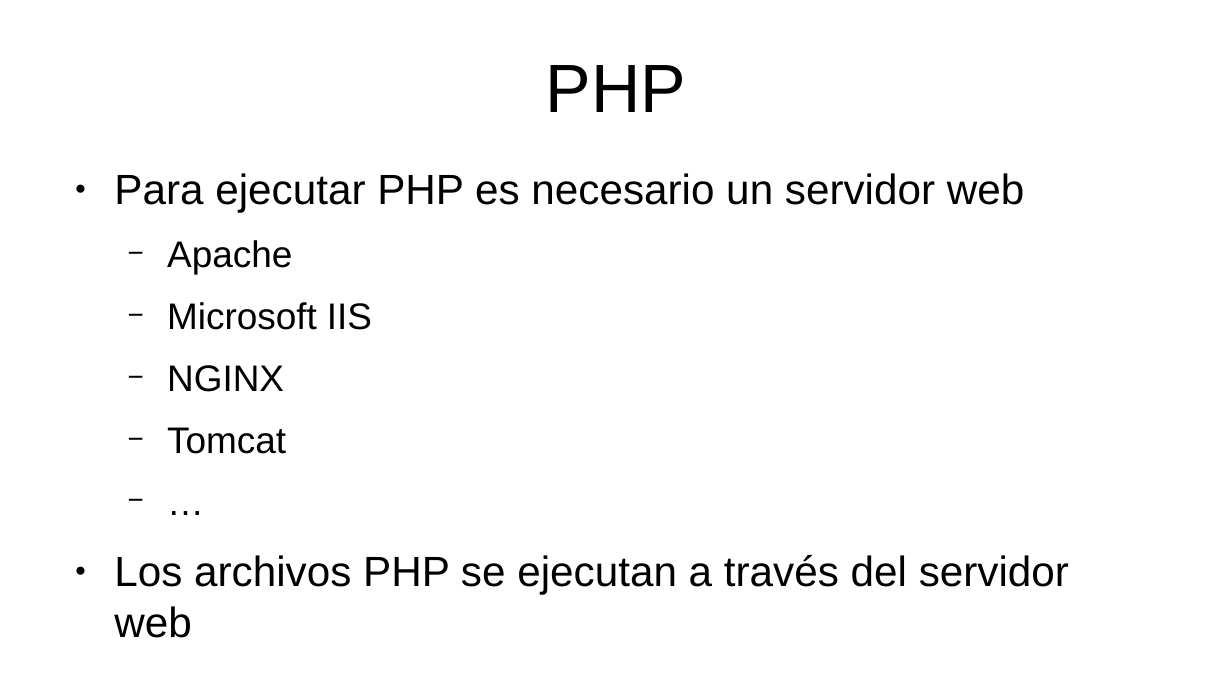
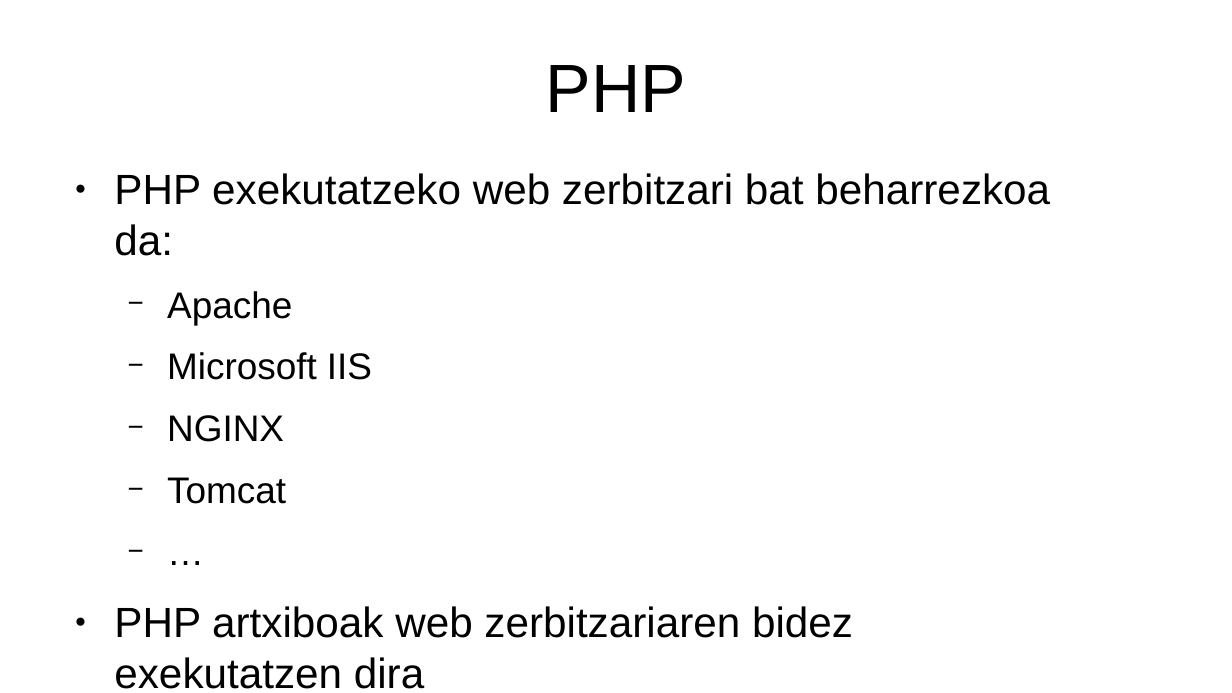
Before and after one commit to mikel-egana-aranguren/EHU-ISSKS-31, a slide deck: slide 44 of WebSistemak/WebSistemak.odp. Drawn at 1232x693 pixels with LibreOffice and Linux fonts; fonts in the diff are those of the drawing; background and template pictures are left out. Boxes give left, top, right and bottom in pixels: in the first picture for what was removed or moved away, otherwise in the second. Text is boxed around its words. In the diff, an @@ line names an element or a change of style, - is before the commit and + after.

```diff
--- a/WebSistemak/WebSistemak.odp
+++ b/WebSistemak/WebSistemak.odp
@@ text at (114,173,1050,256): text changed @@
-● Para ejecutar PHP es necesario un servidor web
+● PHP exekutatzeko web zerbitzari bat beharrezkoa da:
@@ text at (114,606,853,689): text changed @@
-● Los archivos PHP se ejecutan a través del servidor web
+● PHP artxiboak web zerbitzariaren bidez exekutatzen dira
```
Also in this commit, not shown: 34 other slides changed, 15 slides added, 15 slides removed, 24 other files.
